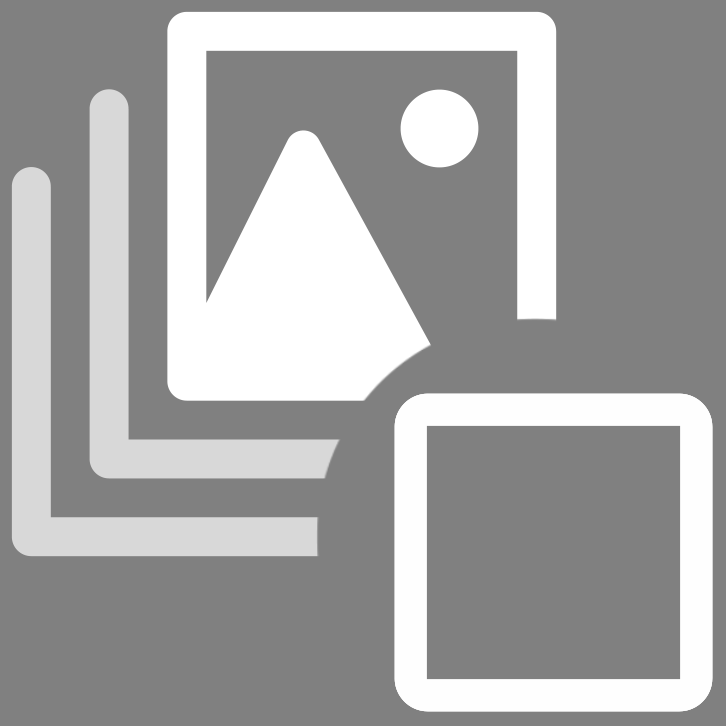
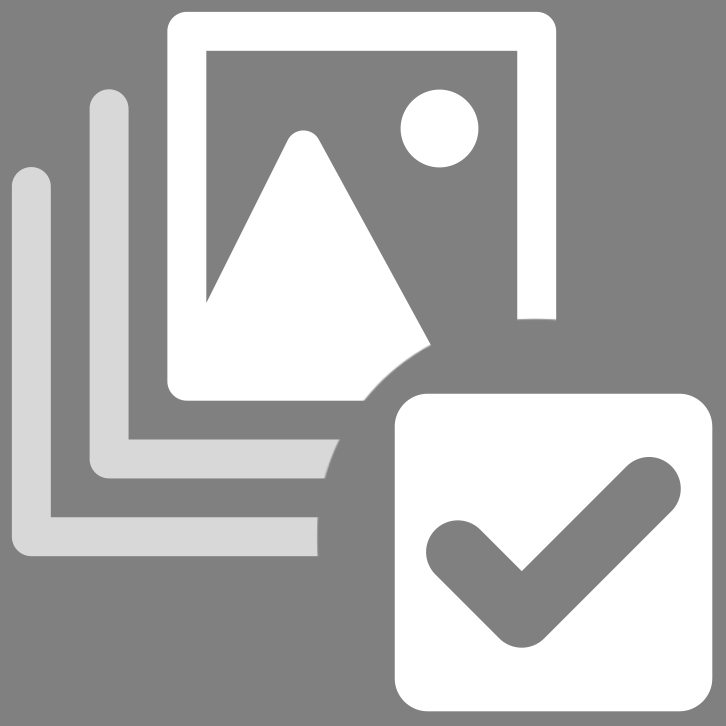
Comparing the layer stacks of the two 726 × 726 images. Changes:
showed group "checked" (1 layers) over [394, 393, 713, 712]
hid group "unchecked" (1 layers) over [394, 393, 713, 712]
